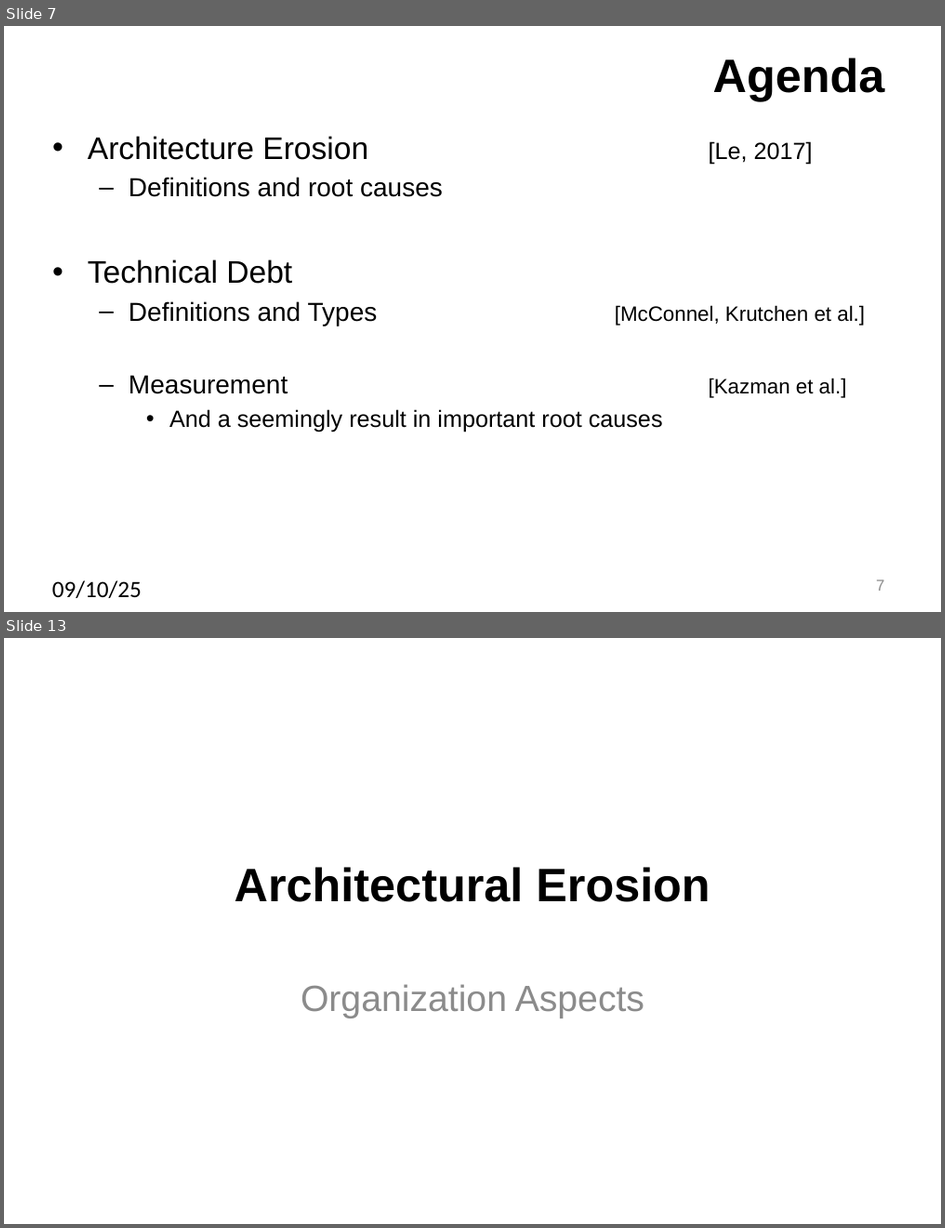
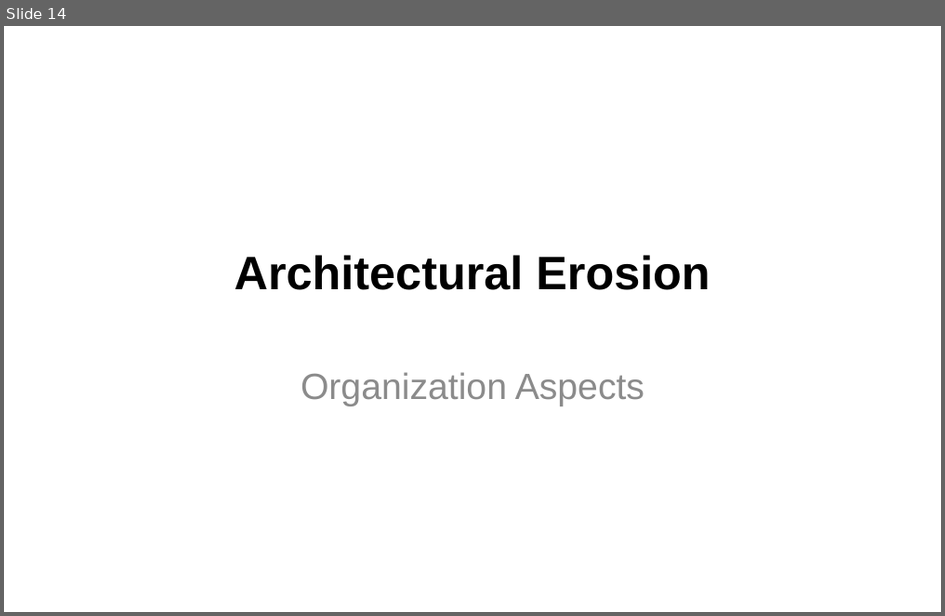
Before and after one commit to SannioEvolution/Material, a slide deck: 8 - Architectural Erosion and Smells.pptx. Shown one above the other, each under a label of ours: slides 7 and 13 before the commit, slide 14 after it; the slides between them are not shown. The pictures are 945x1228 and 945x616 pixels, drawn with LibreOffice and Linux fonts; fonts in the diff are those of the drawing. Boxes give left, top, right and bottom in pixels: in the first picture for what was removed or moved away, otherwise in the second. Text is boxed around its words. In the diff, an @@ line names an element or a change of style, - is before the commit and + after.

```diff
--- a/8 - Architectural Erosion and Smells.pptx
+++ b/8 - Architectural Erosion and Smells.pptx
@@ slide 7 removed at [4,26,941,612], background #FFFFFF @@
@@ title removed at [714,58,886,101] @@
-Agenda
@@ text removed at [88,136,865,432] @@
-• Architecture Erosion [Le, 2017]
-  – Definitions and root causes
-• Technical Debt
-  – Definitions and Types [McConnel, Krutchen et al.]
-  – Measurement [Kazman et al.]
-    • And a seemingly result in important root causes
@@ text removed at [52,580,142,598] @@
-09/10/25
@@ page number removed at [876,579,885,591] @@
-7
@@ what was slide 13 is now slide 14 @@
```
Also in this commit, not shown: 55 slides changed, 7 slides added, 4 other slides removed.
